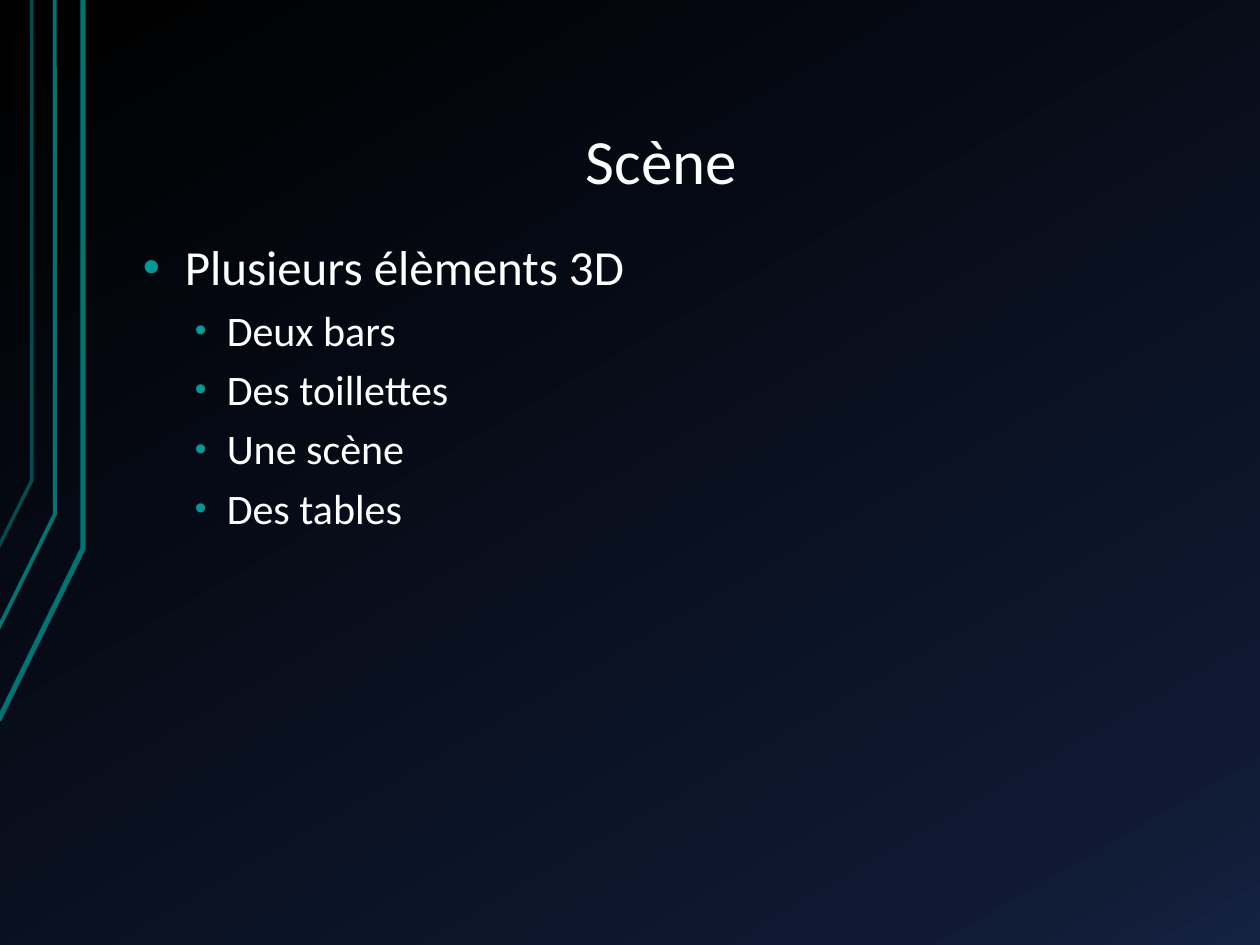
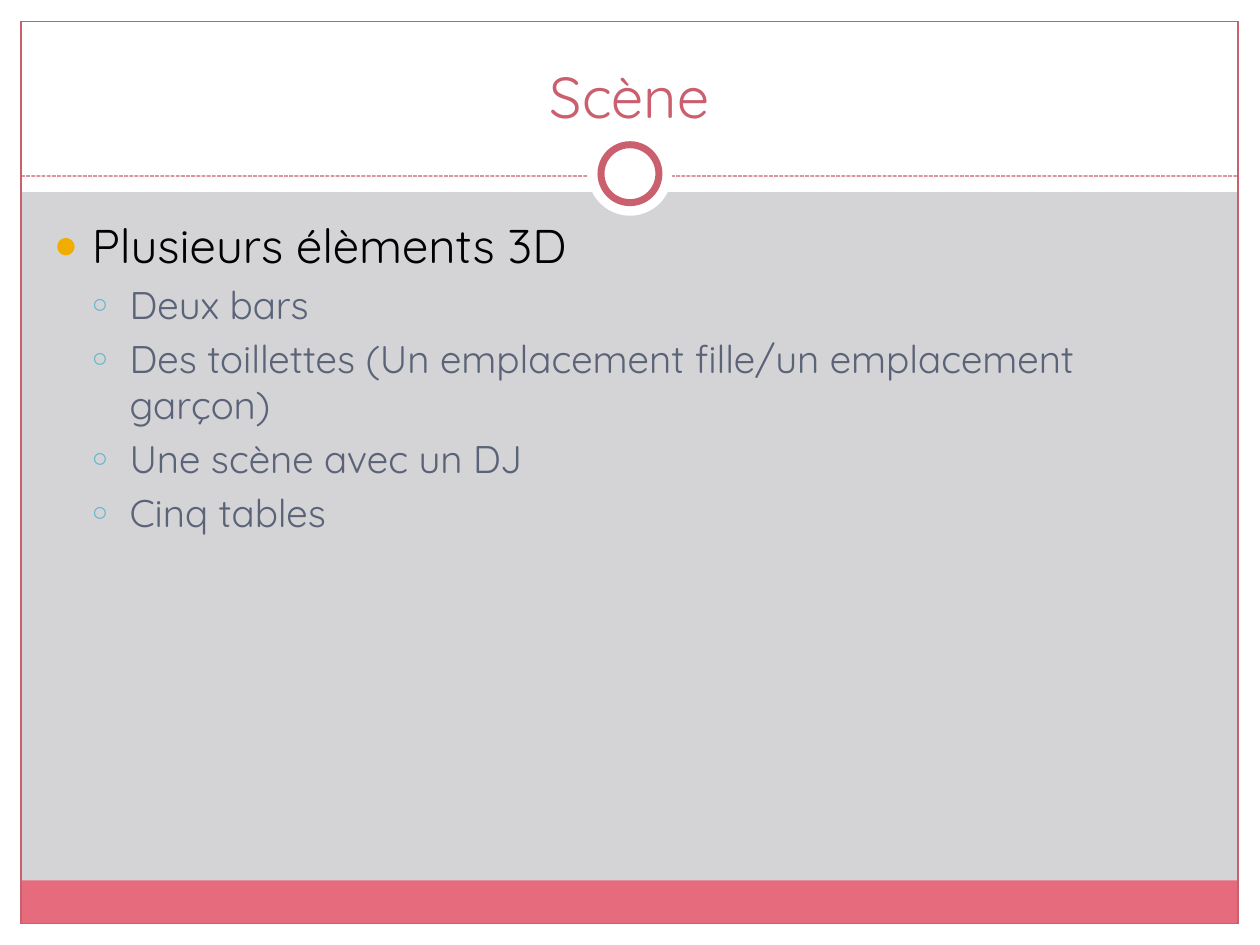
Before and after one commit to YanyanZ/AlcoloBattle2, a slide deck: slide 4 of slides/alcolobattle.pptx (slide 6 before the commit). Drawn at 1260x945 pixels with LibreOffice and Linux fonts; fonts in the diff are those of the drawing. Boxes give left, top, right and bottom in pixels: in the first picture for what was removed or moved away, otherwise in the second. Text is boxed around its words. In the diff, an @@ line names an element or a change of style, - is before the commit and + after.

```diff
--- a/slides/alcolobattle.pptx
+++ b/slides/alcolobattle.pptx
@@ background gradient #000000 to #0F1931 to #142242 to #D4D4D6 @@
@@ freeform shape removed at (x1=0, y1=0, x2=83, y2=721) @@
@@ freeform shape removed at (x1=0, y1=0, x2=55, y2=629) @@
@@ freeform shape removed at (x1=0, y1=0, x2=32, y2=547) @@
@@ rectangle added at (x1=0, y1=0, x2=1260, y2=192), fill #FFFFFF @@
@@ rectangle added at (x1=0, y1=0, x2=21, y2=945), fill #FFFFFF @@
@@ rectangle added at (x1=21, y1=21, x2=1239, y2=924), outline #CB5F6E 0.75 pt @@
@@ rectangle added at (x1=1239, y1=0, x2=1260, y2=945), fill #FFFFFF @@
@@ title "Scène" moved from (x1=586, y1=141, x2=737, y2=185) to (x1=550, y1=77, x2=710, y2=119) @@
@@ title "Scène" at (x1=550, y1=77, x2=710, y2=119): size 36 to 33 pt, font Calibri to Quicksand, text colour #FFFFFF to #CB5F6E; line spacing 0.9 to 1 @@
@@ ellipse added at (x1=588, y1=132, x2=673, y2=217), fill #FFFFFF @@
@@ ellipse added at (x1=601, y1=145, x2=659, y2=203), fill #FFFFFF, outline #CB5F6E 4 pt @@
@@ line added from (21, 176) to (1239, 176), #CB5F6E 0.75 pt dashed @@
@@ text "Plusieurs élèments 3D" moved from (x1=185, y1=251, x2=624, y2=525) to (x1=92, y1=228, x2=1074, y2=535) @@
@@ text at (x1=92, y1=228, x2=567, y2=320): size 28 to 27 pt, text colour #FFFFFF to #000000 in "Plusieurs élèments 3D"; font Calibri to Quicksand in "Plusieurs élèments 3D", "Deux bars"; size 24 to 22 pt, text colour #FFFFFF to #5A6378 in "Deux bars"; bullet • to ●; line spacing 0.9 to 1; less space between paragraphs; bullet colour #009999 to #F0AD00; bullet • to ○; bullet colour #009999 to #60B5CC @@
@@ text at (x1=130, y1=342, x2=1074, y2=535): text changed; size 24 to 22 pt; font Calibri to Quicksand; text colour #FFFFFF to #5A6378 @@
-  • Des toillettes
-  • Une scène
-  • Des tables
+  ○ Des toillettes (Un emplacement fille/un emplacement garçon)
+  ○ Une scène avec un DJ
+  ○ Cinq tables
@@ rectangle added at (x1=20, y1=881, x2=1237, y2=924), fill #E66C7D @@
@@ rectangle added at (x1=0, y1=924, x2=1260, y2=945), fill #FFFFFF @@
```
Also in this commit, not shown: 3 other slides changed, 5 slides added, 3 slides removed.
